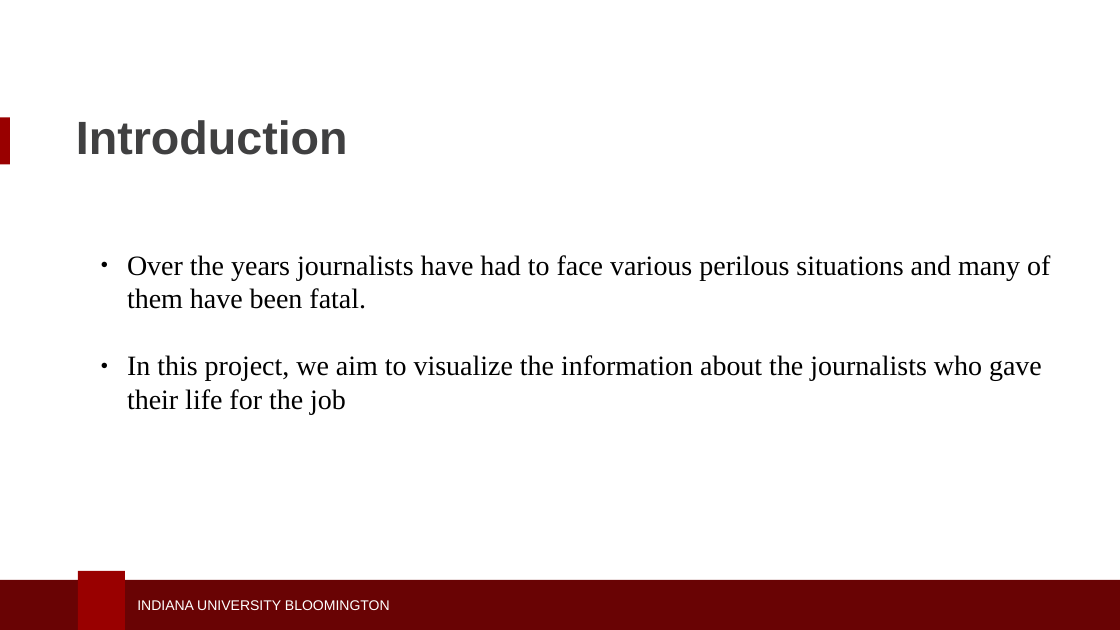
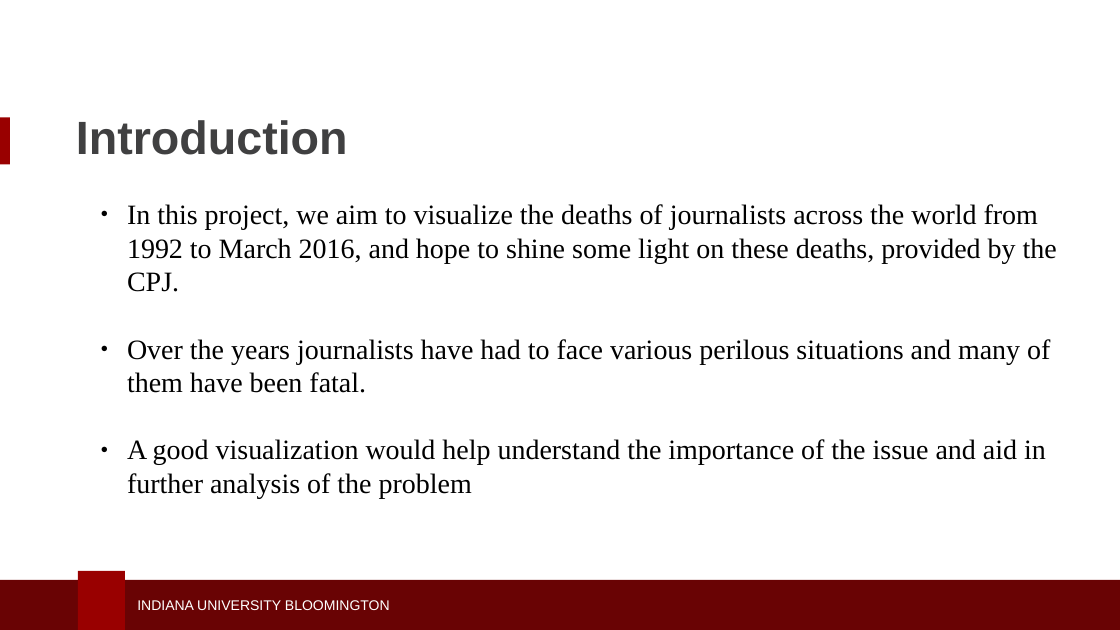
Before and after one commit to seashiva94/data_viz_project, a slide deck: slide 3 of dviz_ppt.pptx. Drawn at 1120x630 pixels with LibreOffice and Linux fonts; fonts in the diff are those of the drawing; background and template pictures are left out. Boxes give left, top, right and bottom in pixels: in the first picture for what was removed or moved away, otherwise in the second. Text is boxed around its words. In the diff, an @@ line names an element or a change of style, - is before the commit and + after.

Commit message:
updated ppt

```diff
--- a/dviz_ppt.pptx
+++ b/dviz_ppt.pptx
@@ text "In this project, we aim ...": place and size @@
-text "In this project, we aim ..." at <box>127,255,1050,415</box>
+text "In this project, we aim ..." at <box>127,204,1057,499</box>
@@ text at <box>127,204,1057,292</box>: paragraph added @@
+● In this project, we aim to visualize the deaths of journalists across the world from 1992 to March 2016, and hope to shine some light on these deaths, provided by the CPJ.
@@ text at <box>127,439,1046,499</box>: text changed @@
-● In this project, we aim to visualize the information about the journalists who gave their life for the job
+● A good visualization would help understand the importance of the issue and aid in further analysis of the problem
```
Also in this commit, not shown: 11 other slides changed, 7 slides added, 6 slides removed.
